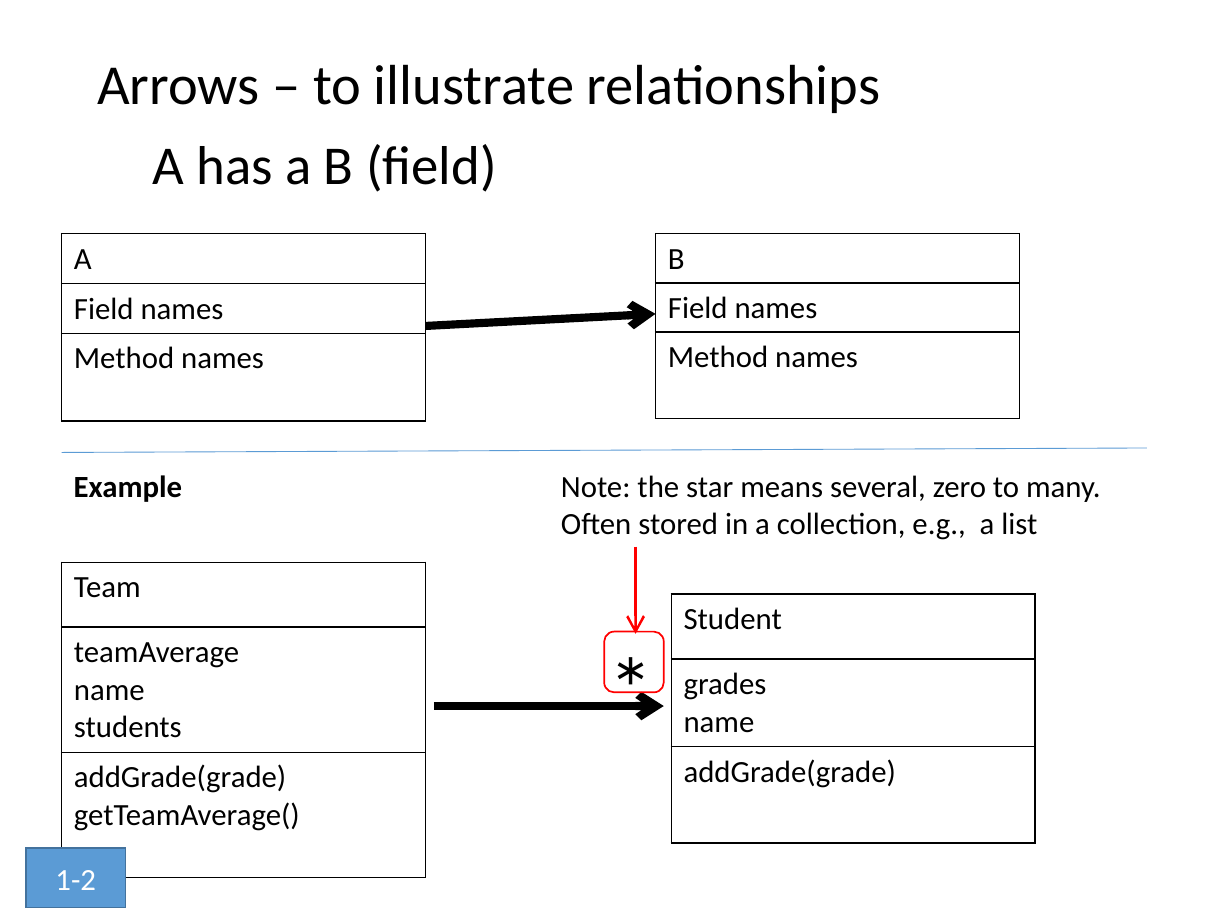
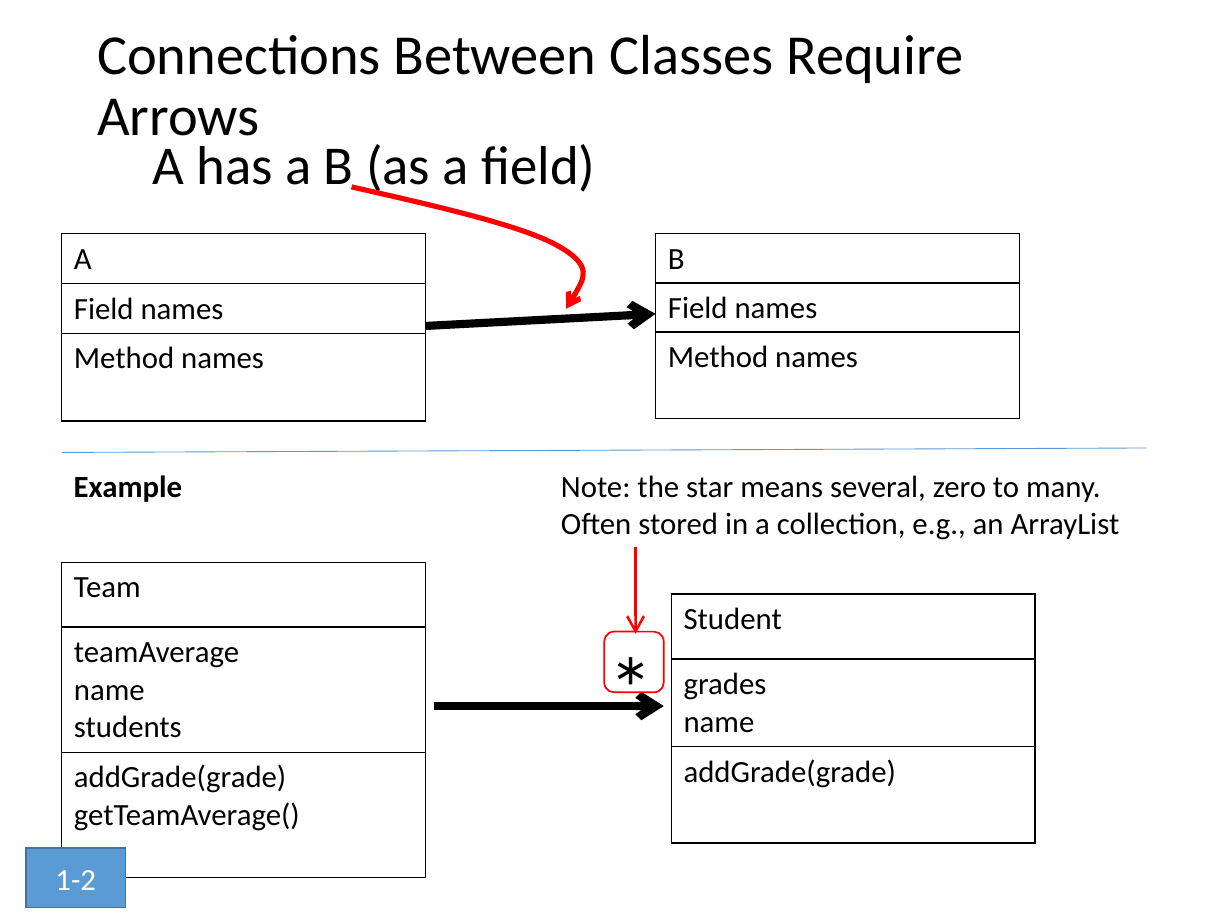
Before and after one commit to RHIT-CSSE/csse220, a slide deck: slide 8 of ClassMaterials/SETechniques/Slides/SoftwareEngineeringTechniques.pptx (slide 7 before the commit). Drawn at 1232x924 pixels with LibreOffice and Linux fonts; fonts in the diff are those of the drawing. Boxes give left, top, right and bottom in pixels: in the first picture for what was removed or moved away, otherwise in the second. Text is boxed around its words. In the diff, an @@ line names an element or a change of style, - is before the commit and + after.

```diff
--- a/ClassMaterials/SETechniques/Slides/SoftwareEngineeringTechniques.pptx
+++ b/ClassMaterials/SETechniques/Slides/SoftwareEngineeringTechniques.pptx
@@ title at box(97, 34, 963, 148): text changed @@
-Arrows – to illustrate relationships
+Connections Between Classes Require Arrows
@@ text at box(152, 144, 595, 197): text changed @@
-A has a B (field)
+A has a B (as a field)
@@ freeform shape added at box(351, 187, 580, 309), outline #FF0000 3 pt @@
@@ text at box(561, 475, 1120, 540): text changed @@
-Note: the star means several, zero to many. Often stored in a collection, e.g., a list
+Note: the star means several, zero to many. Often stored in a collection, e.g., an ArrayList
```
Also in this commit, not shown: 4 other slides changed, 3 slides added, 3 slides removed.
